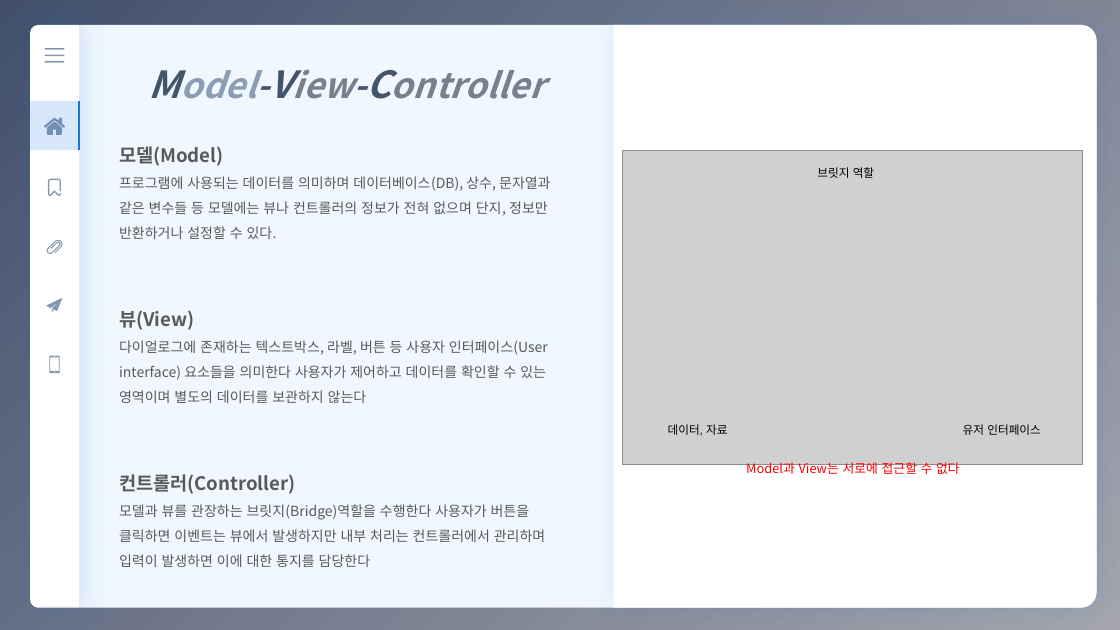
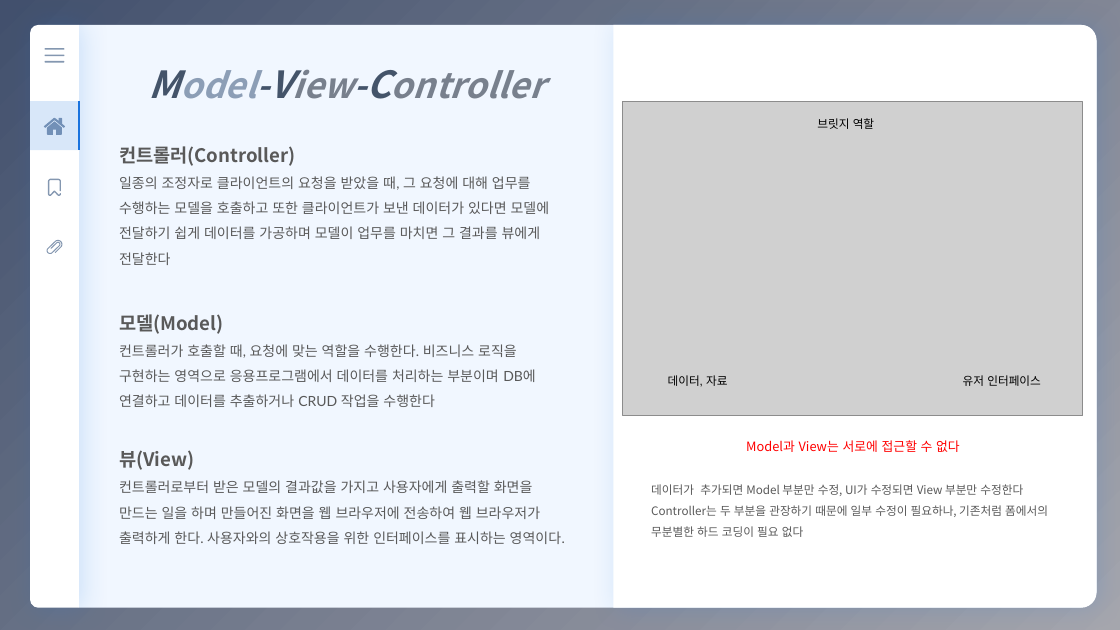
Before and after one commit to eunbee-kim/dmsql1471, a slide deck: slide 3 of 교육/4주차_MVC_SPA_PWA.pptx. Drawn at 1120x630 pixels with LibreOffice and Linux fonts; fonts in the diff are those of the drawing; grey boxes stand for pictures. Boxes give left, top, right and bottom in pixels: in the first picture for what was removed or moved away, otherwise in the second. Text is boxed around its words. In the diff, an @@ line names an element or a change of style, - is before the commit and + after.

```diff
--- a/교육/4주차_MVC_SPA_PWA.pptx
+++ b/교육/4주차_MVC_SPA_PWA.pptx
@@ text at [119, 146, 550, 265]: paragraphs added @@
+컨트롤러(Controller)
+일종의 조정자로 클라이언트의 요청을 받았을 때, 그 요청에 대해 업무를 수행하는 모델을 호출하고 또한 클라이언트가 보낸 데이터가 있다면 모델에 전달하기 쉽게 데이터를 가공하며 모델이 업무를 마치면 그 결과를 뷰에게 전달한다
@@ freeform shape removed at [47, 298, 63, 312] @@
@@ freeform shape removed at [50, 355, 60, 373] @@
@@ text at [119, 344, 536, 407]: text changed; font Noto Sans CJK KR to Lato @@
-프로그램에 사용되는 데이터를 의미하며 데이터베이스(DB), 상수, 문자열과 같은 변수들 등 모델에는 뷰나 컨트롤러의 정보가 전혀 없으며 단지, 정보만 반환하거나 설정할 수 있다.
+컨트롤러가 호출할 때, 요청에 맞는 역할을 수행한다. 비즈니스 로직을 구현하는 영역으로 응용프로그램에서 데이터를 처리하는 부분이며 DB에 연결하고 데이터를 추출하거나 CRUD 작업을 수행한다
@@ 3 texts, 1 picture: place and size @@
-3 texts, 1 picture at [623, 150, 1083, 465]
+3 texts, 1 picture at [623, 102, 1083, 416]
@@ text "Model과 View는 서로에 접근할 수 ..." rewrapped from [746, 460, 960, 478] to [746, 440, 960, 452] @@
@@ text at [119, 480, 565, 544]: text changed; font Noto Sans CJK KR to Lato @@
-다이얼로그에 존재하는 텍스트박스, 라벨, 버튼 등 사용자 인터페이스(User interface) 요소들을 의미한다 사용자가 제어하고 데이터를 확인할 수 있는 영역이며 별도의 데이터를 보관하지 않는다
-컨트롤러(Controller)
-모델과 뷰를 관장하는 브릿지(Bridge)역할을 수행한다 사용자가 버튼을 클릭하면 이벤트는 뷰에서 발생하지만 내부 처리는 컨트롤러에서 관리하며 입력이 발생하면 이에 대한 통지를 담당한다
+컨트롤러로부터 받은 모델의 결과값을 가지고 사용자에게 출력할 화면을 만드는 일을 하며 만들어진 화면을 웹 브라우저에 전송하여 웹 브라우저가 출력하게 한다. 사용자와의 상호작용을 위한 인터페이스를 표시하는 영역이다.
@@ text added at [651, 484, 1048, 537], 10 pt, text #595959 @@
+데이터가 추가되면 Model 부분만 수정, UI가 수정되면 View 부분만 수정한다
+Controller는 두 부분을 관장하기 때문에 일부 수정이 필요하나, 기존처럼 폼에서의 무분별한 하드 코딩이 필요 없다
```
Also in this commit, not shown: 7 other slides changed, 3 other files.
